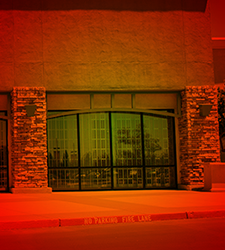
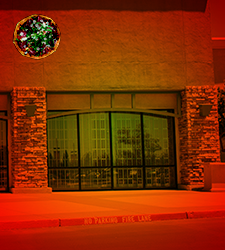
Layered file, before and after one edit (225×250). Changes by layer:
added layer "prosciutto_bg" above "Layer 0" over [12, 14, 61, 60]
